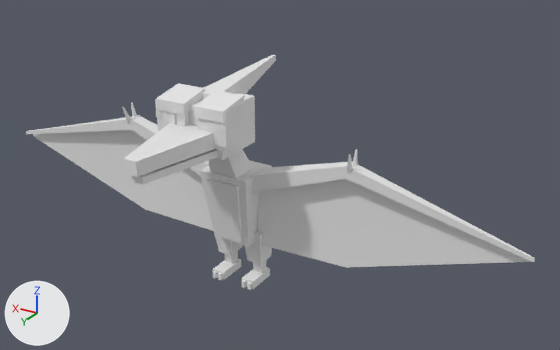
What one commit did to the FBX model assets/models/fbx/01_Forest/Animals/dino_Pteranodon.fbx.
Camera for both pictures: a 50 mm camera at (-0.093, 0.1374, 0.0976) aimed at (-0.0116, 0.0018, 0.0298). The axes (+X, +Y, +Z) are drawn at lower left. The lights are the same throughout. The picture after the commit comes second. Where no turn or scale is listed for an object, it has been applied to the vertices.

Objects in the first picture: 'dino_Pteranodon_Accent', 'dino_Pteranodon_Belly', 'dino_Pteranodon_Body', 'dino_Pteranodon_Claw', 'dino_Pteranodon_Pupil' and 2 more.
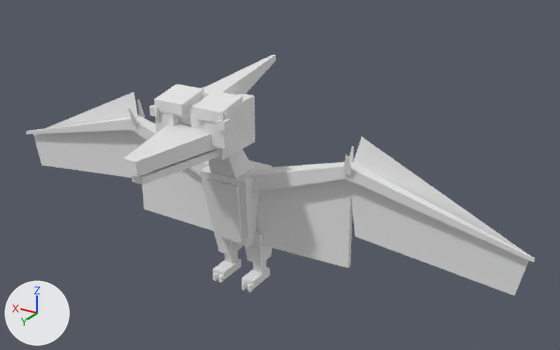
Location of each change, [x1, y1, x2, y2] in pixels of the pictures (560 x 350 px; the box of a moved part takes in the faces that stretch with it):
'dino_Pteranodon_Accent', reshaped (13% taller)
    before: [33, 55, 530, 268]
    after: [33, 55, 529, 296]
'dino_Pteranodon_Claw', reshaped
    before: [122, 103, 358, 290]
    after: [128, 99, 354, 292]
part 1 of me_dino_pteranodon_accent, moved or reshaped
    before: [346, 181, 530, 267]
    after: [351, 137, 529, 296]
part 2 of me_dino_pteranodon_accent, moved or reshaped
    before: [33, 130, 144, 208]
    after: [33, 92, 139, 178]
part 3 of me_dino_pteranodon_claw, moved or reshaped
    before: [352, 149, 358, 166]
    after: [349, 146, 354, 162]
part 4 of me_dino_pteranodon_claw, moved or reshaped
    before: [131, 103, 137, 117]
    after: [137, 99, 145, 117]
part 5 of me_dino_pteranodon_claw, moved or reshaped
    before: [122, 107, 131, 124]
    after: [128, 108, 138, 126]
part 6 of me_dino_pteranodon_claw, moved or reshaped
    before: [347, 154, 353, 173]
    after: [343, 154, 351, 175]

The change in detail:
me_dino_pteranodon_accent is used by ob_dino_pteranodon_accent; location (0.0, 0.0, 0.0).
Before the commit, vertices of me_dino_pteranodon_accent: 8 (-0.0285, 0.0004, 0.0112), 9 (-0.0285, 0.0016, 0.0112) at pixel (345, 267), 10 (-0.0285, 0.0016, 0.0337), 11 (-0.0285, 0.0004, 0.0337), 14 (-0.067, 0.0014, 0.0246).
Before the commit, vertices of me_dino_pteranodon_accent: 15 (-0.067, 0.0006, 0.0246) at pixel (531, 256).
me_dino_pteranodon_accent had 72 vertices, 54 faces and spanned x -0.067..0.067, y -0.015..0.0367, z 0.0107..0.0517.
me_dino_pteranodon_accent now has 72 vertices, 54 faces and spans x -0.0669..0.0669, y -0.015..0.0367, z 0.0107..0.0517.
Part 1, on me_dino_pteranodon_accent:
Vertices 8, 9, 11 of me_dino_pteranodon_accent move by (-0.0019, 0.0, 0.0082).
Vertices 10, 14, 15 of me_dino_pteranodon_accent move by (0.0001, 0.0, 0.0).
Vertex 12 of me_dino_pteranodon_accent moves from (-0.067, 0.0006, 0.0238) at pixel (530, 260) to (-0.0651, 0.0006, 0.0156) at pixel (515, 293).
Vertex 13 of me_dino_pteranodon_accent moves from (-0.067, 0.0014, 0.0238) at pixel (529, 261) to (-0.0651, 0.0014, 0.0156) at pixel (514, 295).
me_dino_pteranodon_accent part 2: 8 of 72 vertices moved; they spanned x 0.0285..0.067, y 0.0004..0.0016, z 0.0113..0.0338 and now span x 0.0284..0.0669, y 0.0004..0.0016, z 0.0156..0.0419; mean shift (0.0002, 0.0, 0.001); largest move (0.0285, 0.0004, 0.0338) -> (0.0304, 0.0004, 0.0419).
Other edits to the shape of me_dino_pteranodon_accent do not show in these pictures.
me_dino_pteranodon_claw is used by ob_dino_pteranodon_claw; location (0.0, 0.0, 0.0).
me_dino_pteranodon_claw had 64 vertices, 48 faces and spanned x -0.0302..0.0301, y 0.001..0.0052, z 0.0..0.0395.
me_dino_pteranodon_claw now has 64 vertices, 48 faces and spans x -0.0302..0.0301, y -0.0014..0.0058, z -0.0006..0.0398.
me_dino_pteranodon_claw part 3: the loose piece of 8 vertices spanning x -0.0302..-0.029, y 0.001..0.002, z 0.035..0.0395 is moved by (0.0012, -0.0006, 0.0003).
me_dino_pteranodon_claw part 4: the loose piece of 8 vertices spanning x 0.029..0.0301, y 0.001..0.002, z 0.035..0.0395 is moved by (0.0, -0.0024, 0.0003).
me_dino_pteranodon_claw part 5: the loose piece of 8 vertices spanning x 0.029..0.0301, y 0.003..0.0052, z 0.035..0.0395 is moved by (-0.0024, 0.0006, 0.0001).
me_dino_pteranodon_claw part 6: 8 of 64 vertices moved; they spanned x -0.0302..-0.029, y 0.003..0.0052, z 0.035..0.0395 and now span x -0.0302..-0.0284, y 0.003..0.0058, z 0.0348..0.0396; mean shift (0.0002, 0.0004, -0.0001); largest move (-0.029, 0.004, 0.035) -> (-0.0284, 0.0046, 0.035).
Other edits to the shape of me_dino_pteranodon_claw do not show in these pictures.
